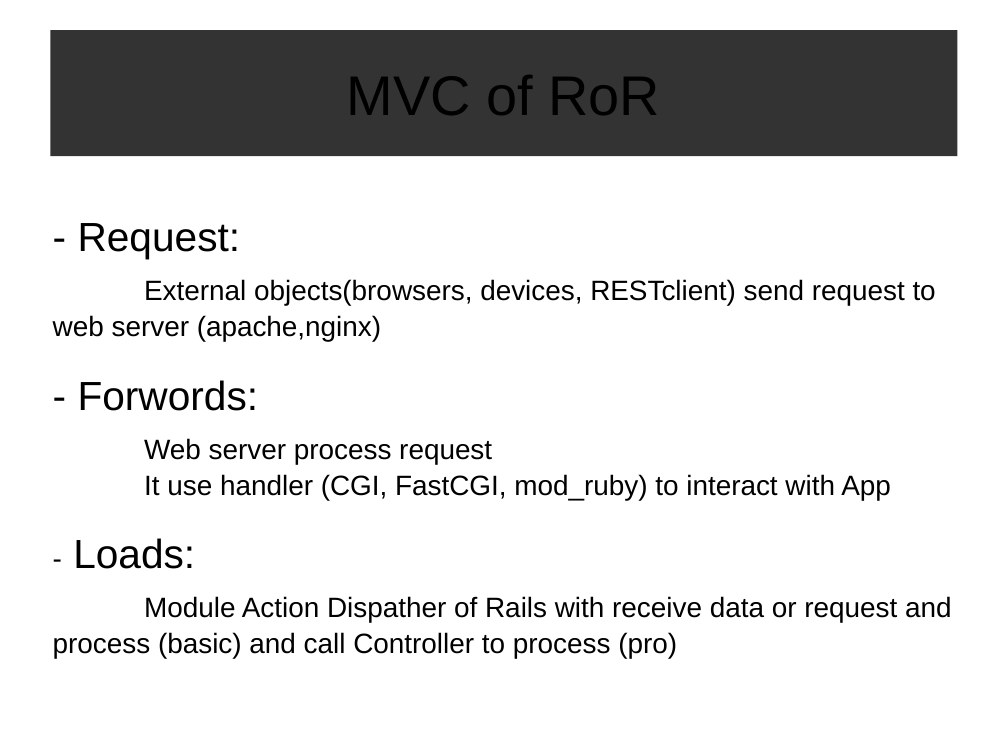
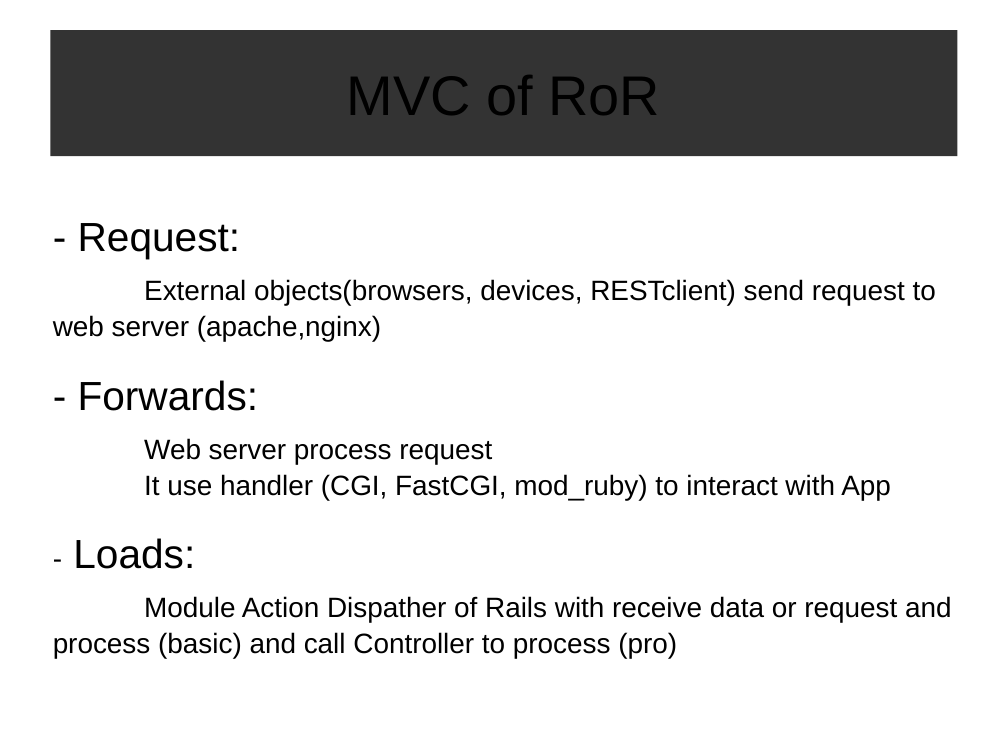
Before and after one commit to Mulodo-Ruby-Training/miniblog-quach.duc, a slide deck: slide 10 of doc/research/RESEARCH_RoR_Jquery_DUCQUACH.pptx. Drawn at 1008x756 pixels with LibreOffice and Linux fonts; fonts in the diff are those of the drawing. Boxes give left, top, right and bottom in pixels: in the first picture for what was removed or moved away, otherwise in the second. Text is boxed around its words. In the diff, an @@ line names an element or a change of style, - is before the commit and + after.

```diff
--- a/doc/research/RESEARCH_RoR_Jquery_DUCQUACH.pptx
+++ b/doc/research/RESEARCH_RoR_Jquery_DUCQUACH.pptx
@@ text at [78,380,259,411]: text changed @@
-- Forwords:
+- Forwards:
```
Also in this commit, not shown: 1 other slide changed, 28 other files.
